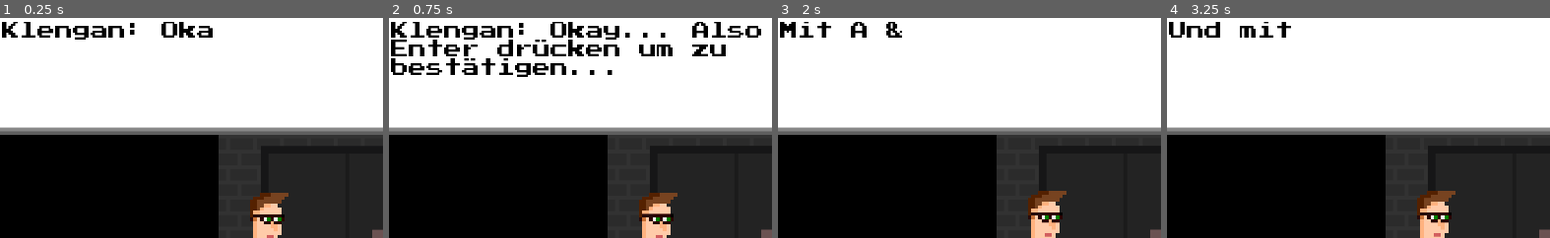
Above: before the commit, frames 1-4 (left to right).
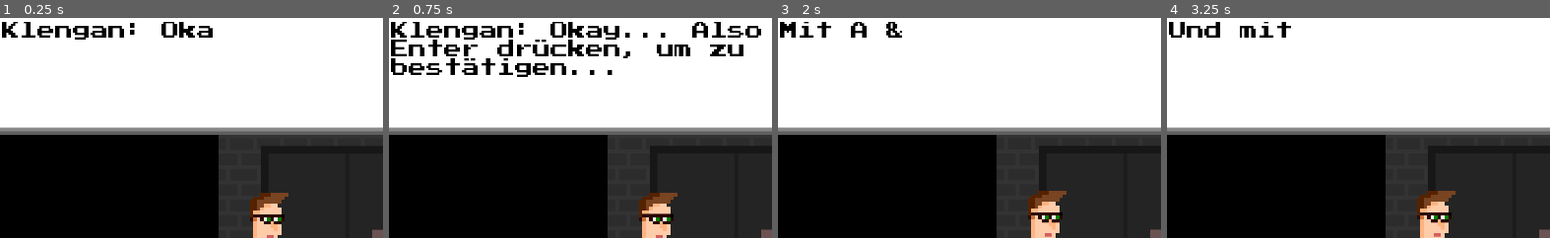
Above: after the commit, the same moments.

Repository: klenganthegame/KlenganTheGame
Game: Godot game, scene res://level/1/Level1.tscn
The game is run twice, just before and just after one commit, with the same random seed, the same clock (stepped at 60 frames per second) and the same inputs.
Inputs:
- Up to frame 1 (0.25 s): no input
- Up to frame 2 (0.75 s): tap Enter (accept) at 0.5 s; hold D (walk_right) from 0.53 s (still down); hold Enter (accept) from 0.53 s (still down)
- Up to frame 3 (2 s): keep holding D (walk_right); tap Space (jump) at 0.77, 1.52 s; release Enter (accept) at 1.28 s; tap Enter (accept) at 1.35 s
- Up to frame 4 (3.25 s): tap Enter (accept) at 2, 2.85 s; release D (walk_right) at 2.03 s; hold A (walk_left) 2.03-2.78 s; hold Enter (accept) 2.03-2.78 s; hold D (walk_right) from 2.78 s (still down); tap Space (jump) at 3.02 s
The pictures show only the part of the screen within x 15-64%, y 4-54%; the shares and areas given below are measured in that part.

The runs differ from the first frame. In frame 2, 1.0% of the frame differs, in the area x 61-93%, y 12-19%; in frame 3, less than 0.1%; in frame 4, less than 0.1%.

Commit message:
[+] Multiple Fixes
Grammar, Collisions

Diff:
--- a/level/1/Level1.gd
+++ b/level/1/Level1.gd
@@ -1,12 +1,7 @@
 extends Node2D
 
-# Declare member variables here. Examples:
-# var a = 2
-# var b = "text"
-
-# Called when the node enters the scene tree for the first time.
 func _ready():
-	$Klengan.talk(["Klengan: Okay... Also E oder Enter drücken um zu bestätigen...",
+	$Klengan.talk(["Klengan: Okay... Also E oder Enter drücken, um zu bestätigen...",
 	"Mit A & D laufen?",
 	"Und mit W oder SPACE springen?",
 	"Klingt machbar...",
@@ -15,4 +10,4 @@
 	"Klengan: Hallo?",
 	"Der Haider: Du kannst auch deinen Controller verwenden.",
 	"A zum springen und X um zu Interagieren"])
-	pass # Replace with function body.
+	pass
--- a/level/1/Level1.tscn
+++ b/level/1/Level1.tscn
@@ -12,7 +12,7 @@
 extents = Vector2( 52.3257, 5.04416 )
 
 [sub_resource type="RectangleShape2D" id=2]
-extents = Vector2( 1713.54, 10 )
+extents = Vector2( 1663.18, 10 )
 
 [sub_resource type="RectangleShape2D" id=3]
 extents = Vector2( 72.2358, 6.07898 )
@@ -93,7 +93,6 @@
 dialogue = [ "Klengan: Lalala .... okay... ich lass das mit dem Singen lieber...", "Ich möchte ja nicht so enden wie der liebe Apo... oder Leon Marscher...." ]
 
 [node name="CollisionSamples" type="Node2D" parent="."]
-editor/display_folded = true
 
 [node name="StaticBody2D4" type="StaticBody2D" parent="CollisionSamples"]
 editor/display_folded = true
@@ -112,7 +111,7 @@
 [node name="StaticBody2D" type="StaticBody2D" parent="CollisionSamples"]
 
 [node name="CollisionShape2D" type="CollisionShape2D" parent="CollisionSamples/StaticBody2D"]
-position = Vector2( 377.174, 645.869 )
+position = Vector2( 339.388, 645.869 )
 shape = SubResource( 2 )
 
 [node name="StaticBody2D2" type="StaticBody2D" parent="CollisionSamples"]
--- a/objects/level1/Klengan.gd
+++ b/objects/level1/Klengan.gd
@@ -28,7 +28,7 @@
 
 	if transform.origin.y > spawn.y + 1000 && !is_on_floor():
 		transform.origin = spawn
-		talk(["Autsch... Das nächste Mal helfe ich dir nicht mehr aus der Patsche..."])
+		talk(["GameMaster: Uff... Das nächste Mal helfe ich dir nicht mehr aus der Patsche..."])
 
 	if can_interact and Input.is_action_pressed("accept") and $CanvasLayer/DialogueBox.hidden and area != null:
 		var interactable = area.get_parent()
--- a/project.godot
+++ b/project.godot
@@ -20,6 +20,10 @@
 boot_splash/image="res://Sprites/other/bootsplash.png"
 boot_splash/bg_color=Color( 0, 0, 0, 1 )
 config/icon="res://icon.png"
+
+[debug]
+
+settings/fps/force_fps=60
 
 [display]
 
@@ -65,6 +69,7 @@
 
 [rendering]
 
+quality/driver/driver_name="GLES2"
 vram_compression/import_etc=true
 vram_compression/import_etc2=false
 environment/default_clear_color=Color( 0, 0, 0, 1 )
Not shown: 2 places in objects/level1/Klengan.tscn that only renumber resources
